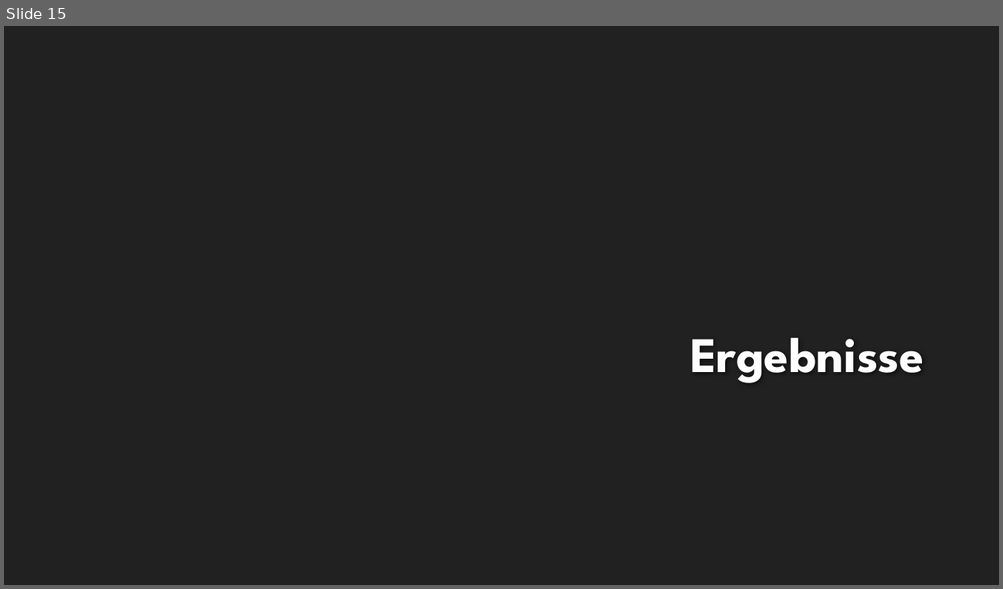
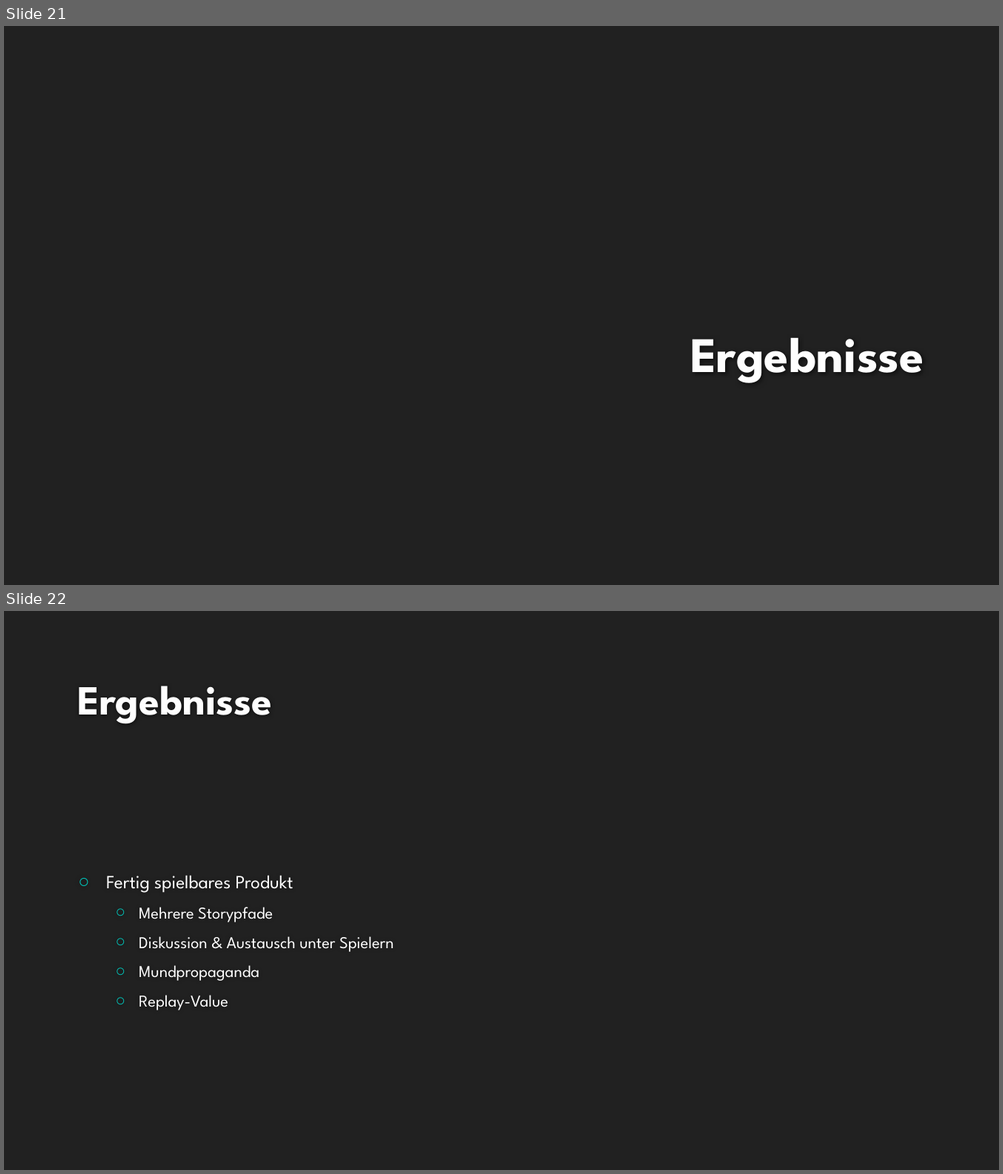
Before and after one commit to EmKaCe/DoctorWhy, a slide deck: Information/Präsentation.pptx. Shown one above the other, each under a label of ours: slide 15 before the commit, slides 21 and 22 after it. The pictures are 1003x589 and 1003x1174 pixels, drawn with LibreOffice and Linux fonts; fonts in the diff are those of the drawing; background and template pictures are left out. Boxes give left, top, right and bottom in pixels: in the first picture for what was removed or moved away, otherwise in the second. Text is boxed around its words. In the diff, an @@ line names an element or a change of style, - is before the commit and + after.

```diff
--- a/Information/Präsentation.pptx
+++ b/Information/Präsentation.pptx
@@ slide 22 added at box(4, 611, 999, 1170), background #212121 @@
@@ title added at box(77, 686, 272, 724), 40 pt, text #FEFEFE, bold @@
+Ergebnisse
@@ text added at box(106, 875, 394, 1011), 16 pt, text #FFFFFF @@
+○ Fertig spielbares Produkt
+  ○ Mehrere Storypfade
+  ○ Diskussion & Austausch unter Spielern
+  ○ Mundpropaganda
+  ○ Replay-Value
@@ what was slide 15 is now slide 21 @@
```
Also in this commit, not shown: 1 slide changed, 6 other slides added.
